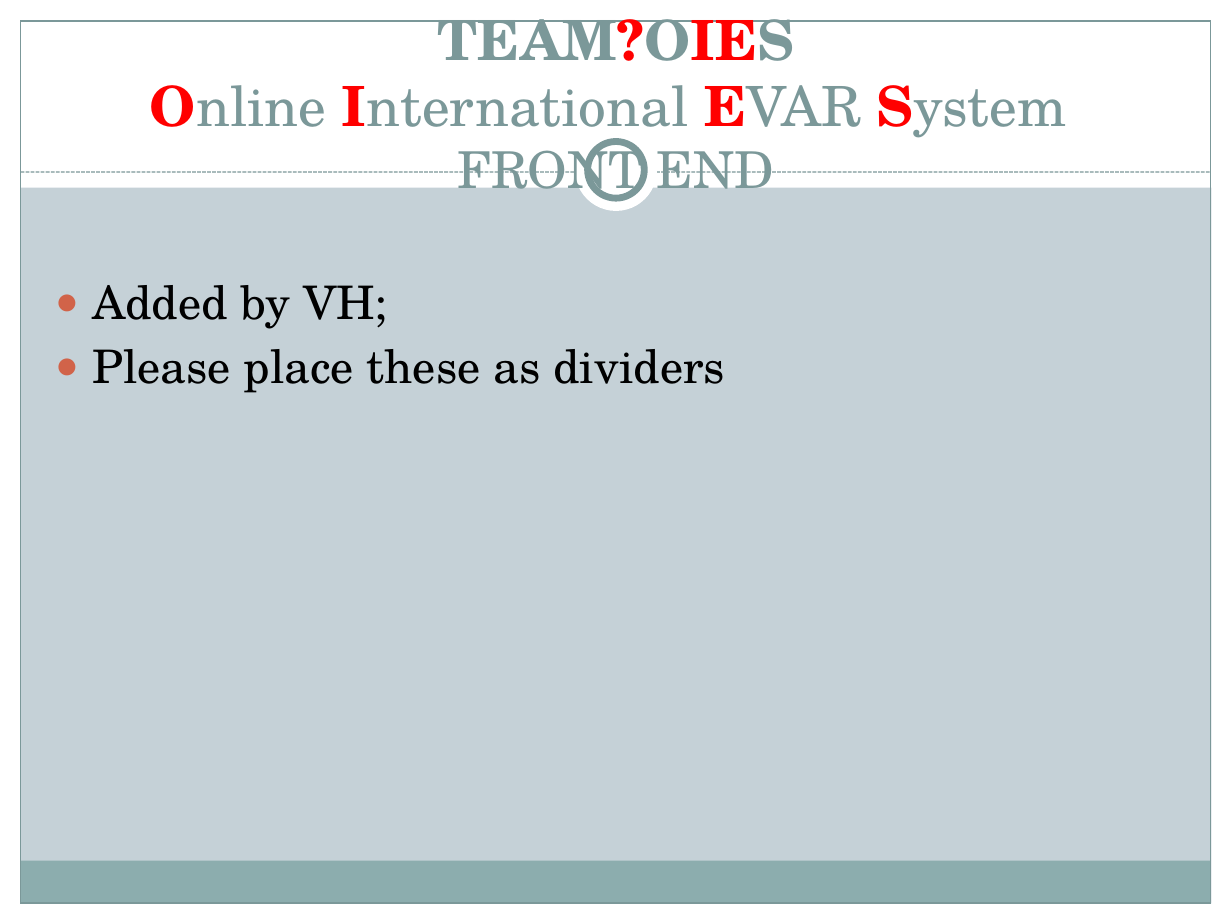
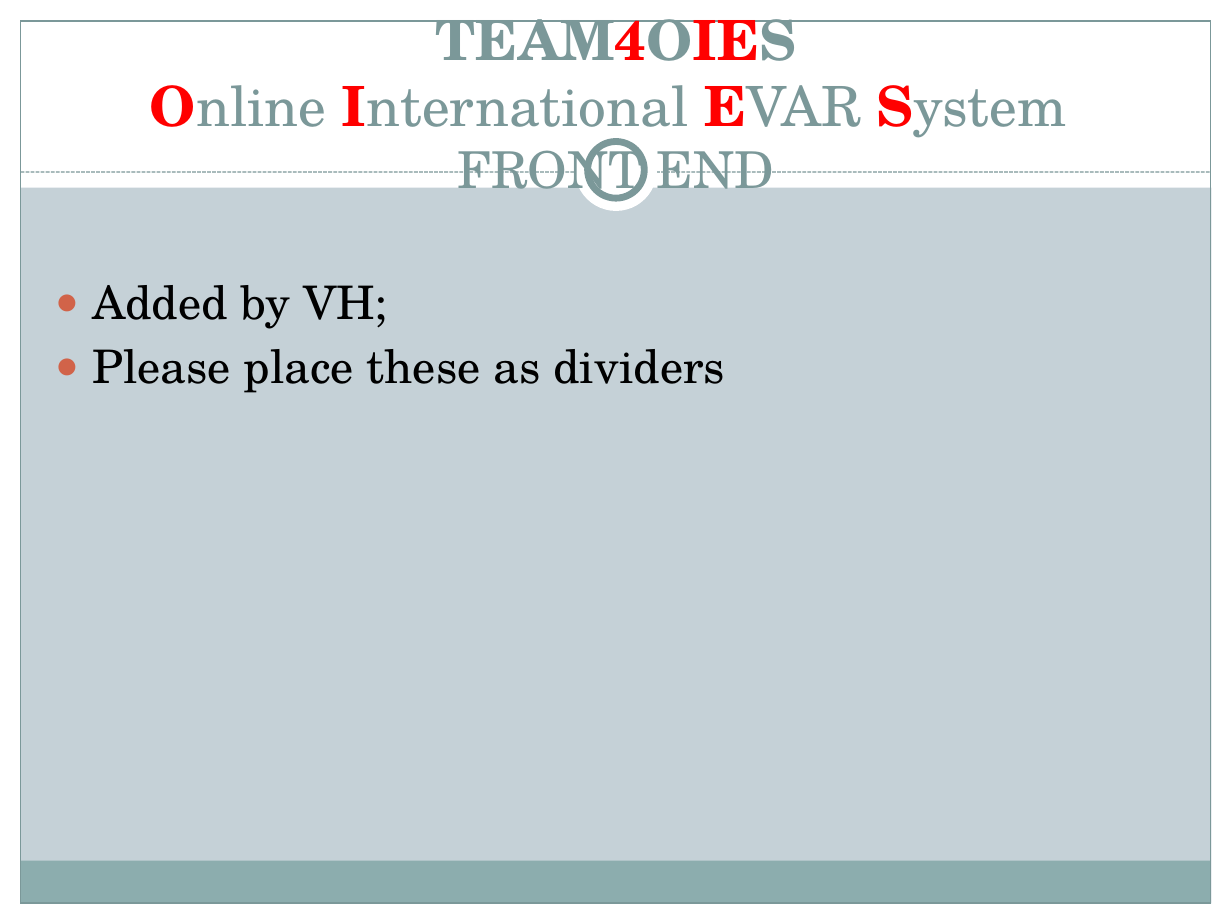
Before and after one commit to jriver27/COSC_4351, a slide deck: slide 4 of COSC4351/TEAM PROJECT DELIVERABLES/TEAMOIES.pptx (slide 3 before the commit). Drawn at 1232x924 pixels with LibreOffice and Linux fonts; fonts in the diff are those of the drawing. Boxes give left, top, right and bottom in pixels: in the first picture for what was removed or moved away, otherwise in the second. Text is boxed around its words. In the diff, an @@ line names an element or a change of style, - is before the commit and + after.

```diff
--- a/COSC4351/TEAM PROJECT DELIVERABLES/TEAMOIES.pptx
+++ b/COSC4351/TEAM PROJECT DELIVERABLES/TEAMOIES.pptx
@@ title at (x1=150, y1=19, x2=1067, y2=204): text changed @@
-TEAM?OIES
-Online International EVAR System
-FRONT END
+TEAM4OIES
+Online International EVAR System
+FRONT END
```
Also in this commit, not shown: 2 other slides changed, 1 slide added, 21 other files.
